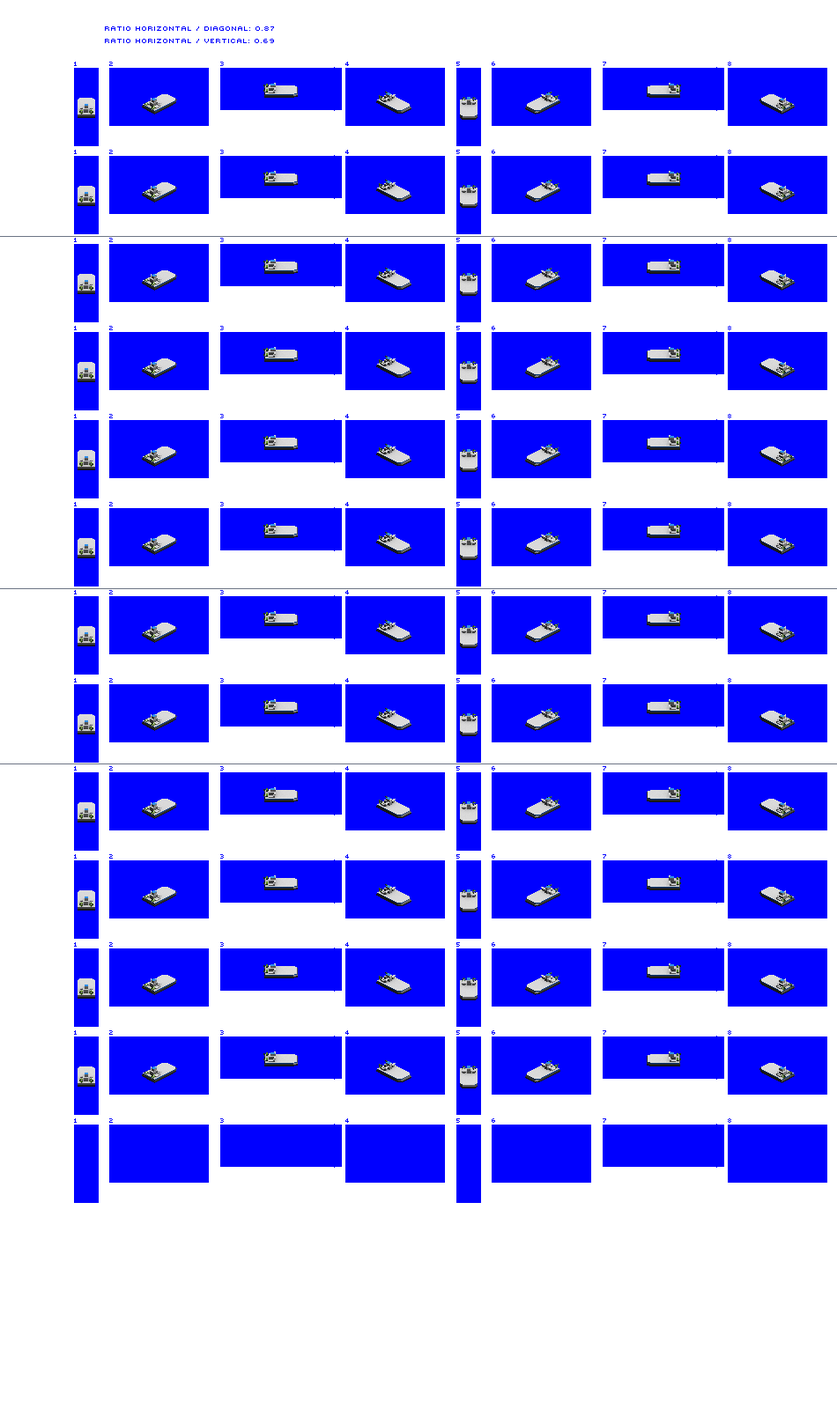
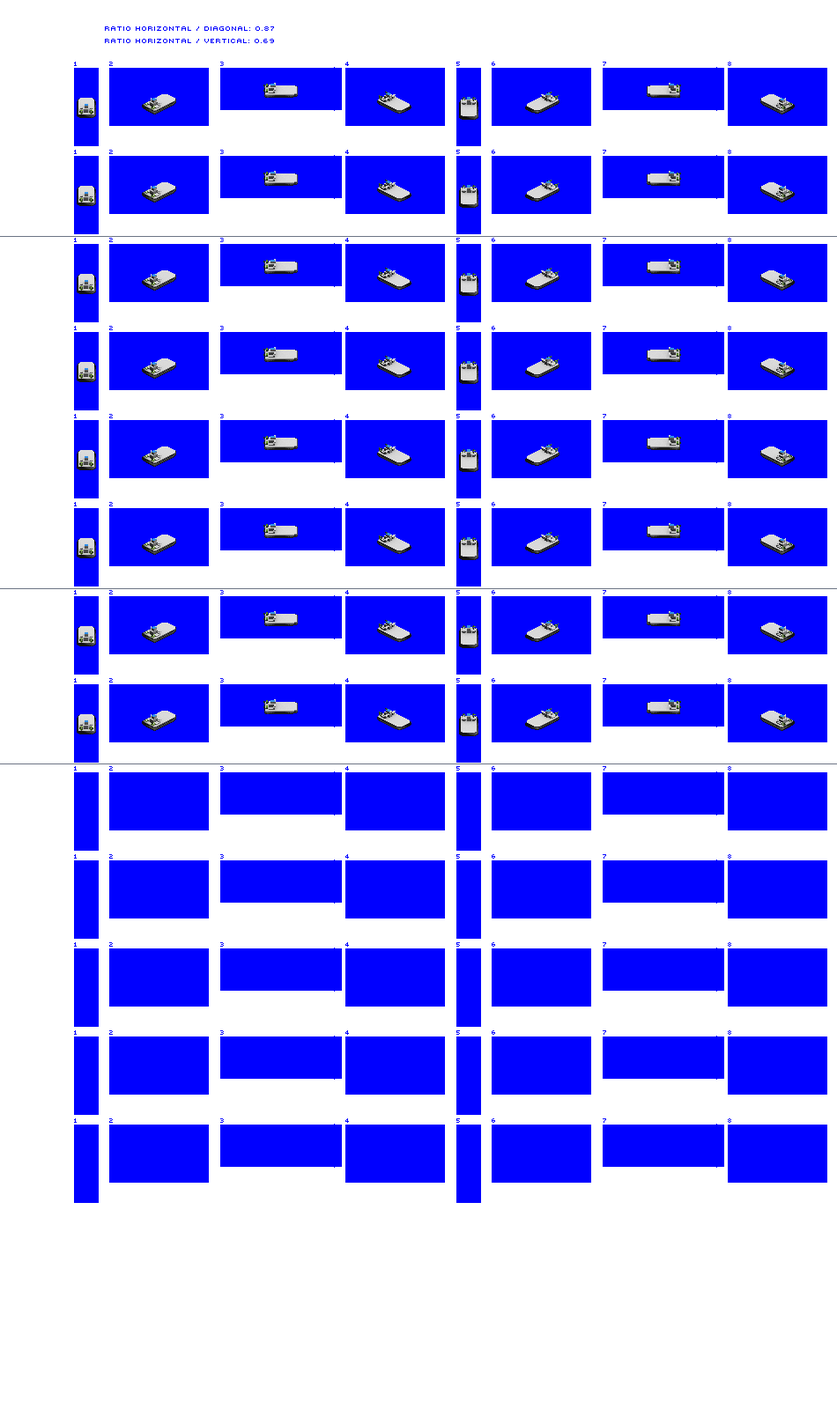
Revision of a layered 837 x 1409 image; what changed, layer by layer:
painted on "Hovercraft Freight Medium" over [76,85,795,1089]
